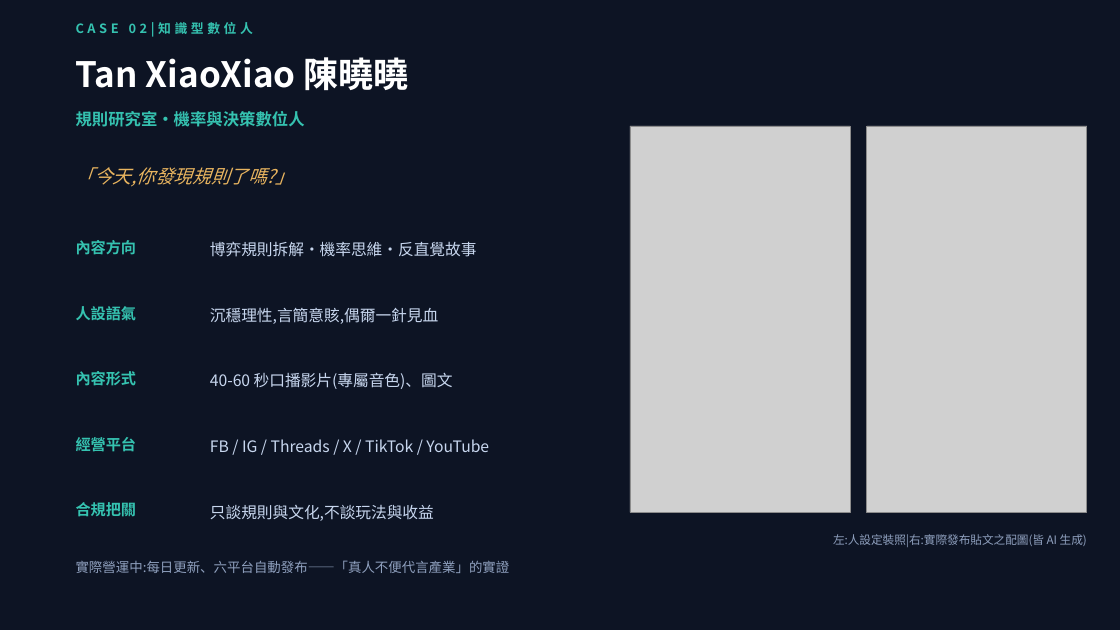
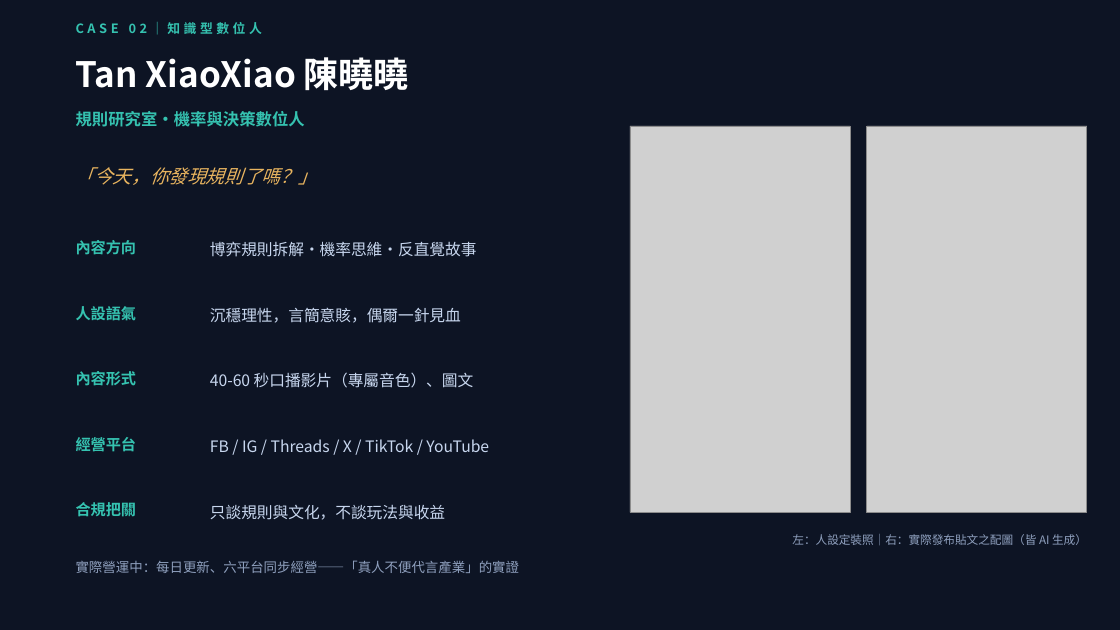
Before and after one commit to pennyhuang-oss/Virtual_KOL_Studio, a slide deck: slide 8 of business/數位人KOL-對外提案簡報.pptx. Drawn at 1120x630 pixels with LibreOffice and Linux fonts; fonts in the diff are those of the drawing; grey boxes stand for pictures. Boxes give left, top, right and bottom in pixels: in the first picture for what was removed or moved away, otherwise in the second. Text is boxed around its words. In the diff, an @@ line names an element or a change of style, - is before the commit and + after.

```diff
--- a/business/數位人KOL-對外提案簡報.pptx
+++ b/business/數位人KOL-對外提案簡報.pptx
@@ text at (76, 22, 262, 35): text changed @@
-CASE 02|知識型數位人
+CASE 02｜知識型數位人
@@ text at (76, 167, 318, 185): text changed @@
-「今天,你發現規則了嗎?」
+「今天，你發現規則了嗎？」
@@ text at (210, 307, 461, 323): text changed @@
-沉穩理性,言簡意賅,偶爾一針見血
+沉穩理性，言簡意賅，偶爾一針見血
@@ text at (210, 372, 474, 388): text changed @@
-40-60 秒口播影片(專屬音色)、圖文
+40-60 秒口播影片（專屬音色）、圖文
@@ text at (210, 505, 445, 520): text changed @@
-只談規則與文化,不談玩法與收益
+只談規則與文化，不談玩法與收益
@@ text at (792, 534, 1087, 545): text changed @@
-左:人設定裝照|右:實際發布貼文之配圖(皆 AI 生成)
+左：人設定裝照｜右：實際發布貼文之配圖（皆 AI 生成）
@@ text at (76, 560, 519, 573): text changed @@
-實際營運中:每日更新、六平台自動發布——「真人不便代言產業」的實證
+實際營運中：每日更新、六平台同步經營——「真人不便代言產業」的實證
```
Also in this commit, not shown: 10 other slides changed, 5 slides added, 5 slides removed, 2 other files.
